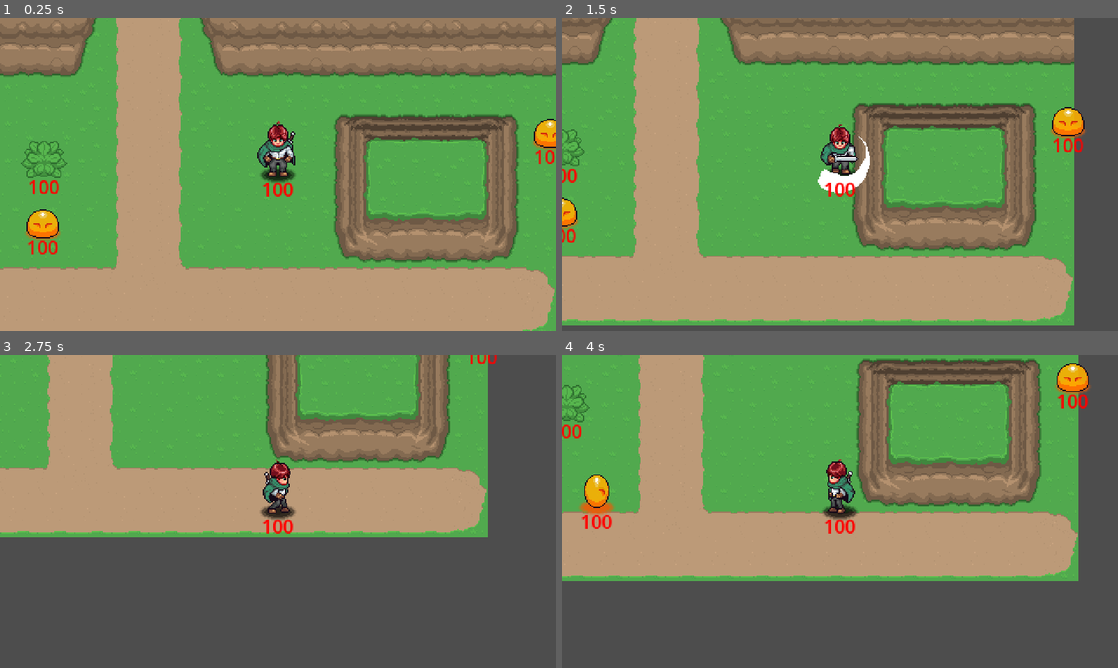
Above: before the commit, frames 1-4 (two rows, left to right).
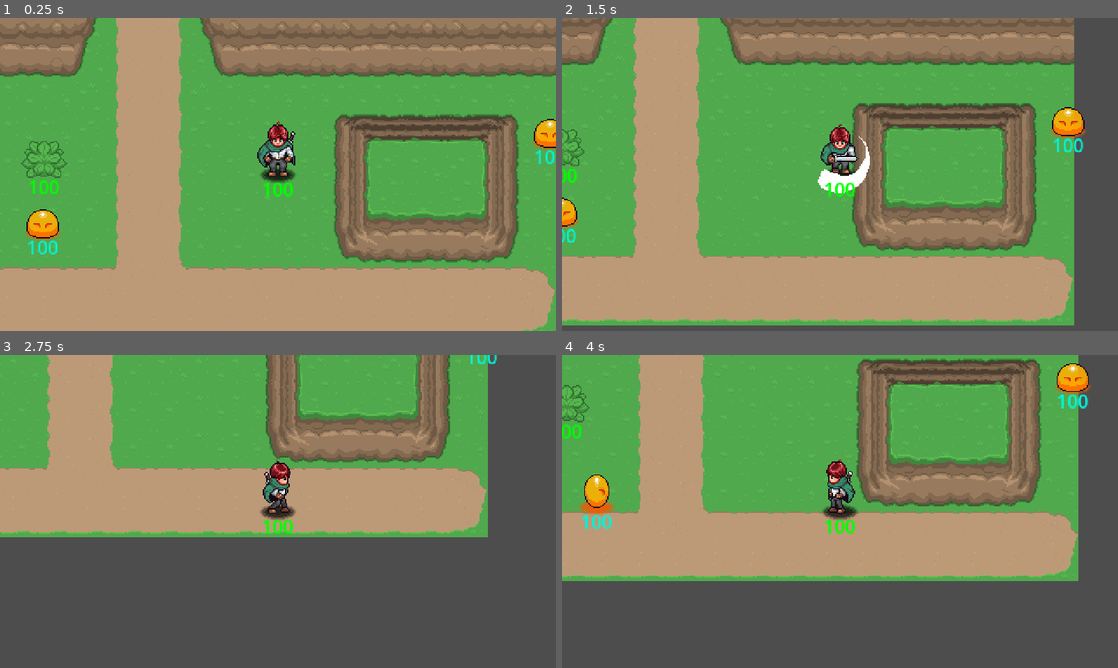
Above: after the commit, the same moments.

Repository: dylanwaling/aarpg
Game: Godot game, scene res://playground.tscn
Two runs of this game, one before a commit and one after it. Both use one fixed random seed, a clock stepped at 60 frames per second and the inputs below. Sound files missing from this copy of the repository are replaced by a short silence.
Inputs (mouse positions are in pixels of both pictures, inside the frame that each line leads up to):
- Up to frame 1 (0.25 s): no input
- Up to frame 2 (1.5 s): move the mouse to (962, 158) at 0.52 s; press the mouse at (962, 158) at 0.53 s; hold D (right) 0.53-1.28 s; move the mouse to (728, 190) at 1.27 s; release the mouse at (728, 190) at 1.28 s; hold S (down) from 1.28 s (still down); click (728, 190) at 1.35 s
- Up to frame 3 (2.75 s): move the mouse to (333, 442) at 2.02 s; release S (down) at 2.03 s; hold D (right) from 2.03 s (still down); hold Space (dash) from 2.03 s (still down); click (333, 442) at 2.3 s
- Up to frame 4 (4 s): move the mouse to (812, 574) at 2.77 s; release D (right) at 2.78 s; release Space (dash) at 2.78 s; hold W (up) 2.78-3.53 s; click (812, 574) at 2.85 s; move the mouse to (1006, 558) at 3.52 s; press the mouse at (1006, 558) at 3.53 s; hold A (left) from 3.53 s (still down)

The runs differ from the first frame. In frame 1, 0.5% of the frame differs, in the area x 5-100%, y 42-76%; in frame 2, 0.4%; in frame 3, 0.2%; in frame 4, 0.5%, in the area x 0-95%, y 12-58%.

Commit message:
v0.0.75 stable life systems

Diff:
--- a/Enemies/Slime/Slime.tscn
+++ b/Enemies/Slime/Slime.tscn
@@ -301,3 +301,4 @@
 
 [node name="Health" parent="." instance=ExtResource("9_3of0s")]
 position = Vector2(0, 12)
+normal_health_color = Color(0, 0.9567253, 0.8429402, 1)
--- a/GeneralNodes/Health/Health.gd
+++ b/GeneralNodes/Health/Health.gd
@@ -23,8 +23,8 @@
 @export var auto_connect_to_parent: bool = true      # Auto-wire signals to parent methods
 
 # ─────────── VISUAL STYLING SETTINGS (SCENE-FIRST) ───────────
-@export var normal_health_color: Color = Color.RED   # Color for normal health display
-@export var low_health_color: Color = Color.YELLOW   # Color when health is critically low
+@export var normal_health_color: Color = Color.GREEN   # Color for normal health display
+@export var low_health_color: Color = Color.RED   # Color when health is critically low
 @export var low_health_threshold: float = 0.3        # Health percentage that triggers low health warning (0.3 = 30%)
 @export var default_font_size: int = 8               # Font size for health display (only used if override_editor_styling = true)
 
@@ -58,100 +58,126 @@
 
 func _auto_connect_to_parent():
 	"""Automatically wire health signals to parent methods - prevents manual connection errors"""
+	# ─────────── PARENT ENTITY CHECK ───────────
+	# Must have parent entity (Player, Enemy, Plant, etc.) to connect signals
 	var parent = get_parent()
 	if not parent:
 		push_warning("Health: No parent found for auto-connection")
 		return
 
-	# ─────────── DEATH SIGNAL CONNECTION ───────────
-	# Connect to parent's death handler if it exists (and isn't already connected)
+	# ─────────── DEATH SIGNAL AUTO-WIRING ───────────
+	# If parent has _on_health_died() method, automatically connect death signal
 	if parent.has_method("_on_health_died"):
+		# Only connect if not already connected (prevents duplicate connections)
 		if not died.is_connected(parent._on_health_died):
 			died.connect(parent._on_health_died)
 		else:
 			push_warning("Health: _on_health_died already connected to parent")
 
-	# ─────────── HEALTH CHANGE SIGNAL CONNECTION ───────────
-	# Connect to parent's health change handler if it exists (and isn't already connected)
+	# ─────────── HEALTH CHANGE SIGNAL AUTO-WIRING ───────────
+	# If parent has _on_health_changed() method, automatically connect health updates
 	if parent.has_method("_on_health_changed"):
+		# Only connect if not already connected (prevents duplicate connections)
 		if not health_changed.is_connected(parent._on_health_changed):
 			health_changed.connect(parent._on_health_changed)
 		else:
 			push_warning("Health: _on_health_changed already connected to parent")
 
-	# ─────────── DAMAGE SIGNAL CONNECTION ───────────
-	# Connect to parent's damage reaction handler if it exists (and isn't already connected)
-	# Note: Player has take_damage() method, but it's called BY Health, not the other way
-	# This connection is for the damage_taken signal, not the take_damage method
+	# ─────────── DAMAGE REACTION SIGNAL AUTO-WIRING ───────────
+	# If parent has _on_damage_taken() method, automatically connect damage notifications
+	# Note: This is for immediate reactions (screen shake, sounds, effects)
+	# The actual damage processing happens through take_damage() method calls
 	if parent.has_method("_on_damage_taken"):
+		# Only connect if not already connected (prevents duplicate connections)
 		if not damage_taken.is_connected(parent._on_damage_taken):
 			damage_taken.connect(parent._on_damage_taken)
 		else:
 			push_warning("Health: _on_damage_taken already connected to parent")
 
 func _setup_health_display():
-	"""Configure the visual health display"""
+	"""Configure the visual health display - colors, fonts, visibility"""
+	# ─────────── DISPLAY COMPONENT CHECK ───────────
+	# Can't set up display without a health label component
 	if not health_label:
 		return
 
-	# Only apply styling if override_editor_styling is enabled
-	# Otherwise, completely respect what was set in the scene editor
+	# ─────────── SCENE-FIRST STYLING SYSTEM ───────────
+	# Only override scene editor styling if explicitly requested
+	# This respects designer's visual choices in the scene editor
 	if override_editor_styling:
+		# Apply script-defined colors and fonts (overrides scene settings)
 		health_label.add_theme_color_override("font_color", normal_health_color)
 		health_label.add_theme_font_size_override("font_size", default_font_size)
 
-	# Show or hide based on setting
+	# ─────────── VISIBILITY CONTROL ───────────
+	# Show or hide health display based on inspector setting
 	health_label.visible = show_health_display
 
 # ─────────── CORE HEALTH MANAGEMENT FUNCTIONS ───────────
 func take_damage(damage_amount: int):
 	"""Process incoming damage and handle death if health reaches zero"""
-	# Dead entities can't take more damage
+	# ─────────── DAMAGE VALIDATION ───────────
+	# Dead entities can't take more damage (prevents negative health)
 	if is_dead:
 		return
 
-	# Apply damage and clamp to valid range (0 to max_health)
+	# ─────────── HEALTH CALCULATION ───────────
+	# Subtract damage from current health points
 	current_health -= damage_amount
-	current_health = max(0, current_health)  # Never go below 0
-
-	# ─────────── SIGNAL BROADCASTING ───────────
-	# Notify other systems about the damage and health change
-	damage_taken.emit(damage_amount)                # "I just took X damage"
-	health_changed.emit(current_health, max_health) # "My health is now X/Y"
-
-	# Update the visual health display to show new value
-	_update_health_display()
-
-	# Check if this damage was fatal
+	# Make sure health never goes below 0 (clamp to minimum)
+	current_health = max(0, current_health)
+
+	# ─────────── NOTIFICATION SYSTEM ───────────
+	# Tell other systems "I just took damage" (for effects, sounds, etc.)
+	damage_taken.emit(damage_amount)
+	# Tell other systems "My health changed" (for UI updates, AI reactions)
+	health_changed.emit(current_health, max_health)
+
+	# ─────────── VISUAL UPDATE ───────────
+	# Update the red health number displayed above the entity
+	_update_health_display()
+
+	# ─────────── DEATH CHECK ───────────
+	# If health reached 0, entity dies (triggers death animations, cleanup, etc.)
 	if current_health <= 0:
-		die()  # Trigger death sequence
+		die()
 
 func heal(heal_amount: int):
 	"""Restore health points - used for potions, rest areas, etc."""
-	# Dead entities can't be healed (use reset_health() to revive)
+	# ─────────── HEALING VALIDATION ───────────
+	# Dead entities can't be healed (must use reset_health() to revive them)
 	if is_dead:
 		return
 
-	# Apply healing and clamp to valid range (0 to max_health)
+	# ─────────── HEALTH RESTORATION ───────────
+	# Add healing points to current health
 	current_health += heal_amount
-	current_health = min(max_health, current_health)  # Never exceed maximum
+	# Make sure health never exceeds maximum (clamp to max_health)
+	current_health = min(max_health, current_health)
 
 	# Notify systems and update display
 	health_changed.emit(current_health, max_health)
 	_update_health_display()
 
 func die():
-	"""Handle death"""
+	"""Handle entity death - called when health reaches zero"""
+	# ─────────── DEATH VALIDATION ───────────
+	# Prevent multiple death calls (already dead entities stay dead)
 	if is_dead:
 		return
 
+	# ─────────── DEATH STATE SETUP ───────────
+	# Mark entity as dead (stops further damage, healing, etc.)
 	is_dead = true
+	# Set health to exactly 0 (ensures consistent death state)
 	current_health = 0
 
-	# Emit death signal
+	# ─────────── DEATH NOTIFICATION ───────────
+	# Tell parent entity "I died" (triggers death animations, cleanup, respawn)
 	died.emit()
 
-	# Update display
+	# ─────────── VISUAL DEATH UPDATE ───────────
+	# Update health display to show 0 health (usually hides or grays out)
 	_update_health_display()
 
 func reset_health():
@@ -196,25 +222,30 @@
 # ─────────── VISUAL DISPLAY SYSTEM ───────────
 func _update_health_display():
 	"""Update the visual health display - text and optional health bar"""
+	# ─────────── DISPLAY VALIDATION ───────────
+	# Don't update if no health label exists or display is turned off
 	if not health_label or not show_health_display:
 		return
 
-	# ─────────── TEXT DISPLAY UPDATE ───────────
+	# ─────────── HEALTH TEXT UPDATE ───────────
+	# Show current health as red number above entity (e.g. "75", "0")
 	health_label.text = str(current_health)
 
-	# ─────────── HEALTH BAR UPDATE (IF PRESENT) ───────────
-	# Look for optional health bar component (scene-first - only if designer added one)
+	# ─────────── HEALTH BAR UPDATE (OPTIONAL) ───────────
+	# Look for health bar component (only if designer added one in scene)
 	var health_bar = get_node_or_null("HealthBar") or get_node_or_null("../HealthBar")
 	if health_bar and health_bar.has_method("set_value"):
-		# Convert health to percentage for progress bar
+		# Convert health to percentage (0-100%) for progress bar display
 		health_bar.value = float(current_health) / float(max_health) * 100.0
 
-	# ─────────── VISUAL WARNING SYSTEM ───────────
-	# Change color when health is critically low (threshold configurable in inspector)
+	# ─────────── LOW HEALTH WARNING COLORS ───────────
+	# Change text color when health gets dangerously low
 	if current_health <= max_health * low_health_threshold:
-		health_label.add_theme_color_override("font_color", low_health_color)  # Warning color
+		# Health is critically low - use warning color (default: yellow)
+		health_label.add_theme_color_override("font_color", low_health_color)
 	else:
-		health_label.add_theme_color_override("font_color", normal_health_color)  # Normal color
+		# Health is normal - use standard color (default: red)
+		health_label.add_theme_color_override("font_color", normal_health_color)
 
 
 
--- a/GeneralNodes/Hitbox/Hitbox.gd
+++ b/GeneralNodes/Hitbox/Hitbox.gd
@@ -38,44 +38,50 @@
 # ─────────── HITBOX CONTROL INTERFACE ───────────
 func activate():
 	"""Turn on damage dealing - called by AttackState during wind-up completion"""
-	_is_active = true                # Enable damage processing
-	_targets_hit.clear()             # Reset hit list (allows hitting same targets again)
-	monitoring = true                # Enable collision detection
+	# ─────────── DAMAGE SYSTEM ACTIVATION ───────────
+	_is_active = true                # Allow this hitbox to deal damage
+	_targets_hit.clear()             # Clear previous hit list (fresh attack)
+	monitoring = true                # Start detecting collisions with other entities
 	# Called by: Player AttackState._create_damage_hitbox(), Enemy AttackState._activate_attack_hitbox()
 
 func deactivate():
 	"""Turn off damage dealing - called by AttackState when attack ends or exits"""
-	_is_active = false              # Disable damage processing
-	monitoring = false              # Disable collision detection
+	# ─────────── DAMAGE SYSTEM DEACTIVATION ───────────
+	_is_active = false              # Stop dealing damage
+	monitoring = false              # Stop detecting collisions (performance)
 	# Called by: Player AttackState._cleanup_hitbox(), Enemy AttackState._deactivate_attack_hitbox()"
 
 # ─────────── COLLISION DETECTION AND DAMAGE DEALING ───────────
 func _on_area_entered(area: Area2D):
 	"""Handle collision with another Area2D - check if it's a valid damage target"""
-	# ─────────── VALIDATION CHECKS ───────────
-	# Only process collisions when hitbox is active
+	# ─────────── HITBOX ACTIVATION CHECK ───────────
+	# Only deal damage when attack is actually active (not during wind-up/cooldown)
 	if not _is_active:
 		return
 
-	# Only damage HurtBox components (ignore other Area2D nodes)
+	# ─────────── TARGET TYPE VALIDATION ───────────
+	# Only damage HurtBox components (ignore walls, triggers, other Area2D nodes)
 	if not area.has_method("take_hit"):
 		return
 
-	# ─────────── PREVENT DOUBLE-HITTING ───────────
+	# ─────────── DUPLICATE HIT PREVENTION ───────────
 	# Get the entity that owns this HurtBox (Player, Enemy, Plant, etc.)
 	var target_owner = area.get_parent()
+	# Don't hit the same entity multiple times in one attack
 	if target_owner in _targets_hit:
-		return  # Already hit this target - don't hit again
+		return  # Already damaged this target
 
-	# ─────────── DAMAGE DELIVERY SYSTEM ───────────
-	# Calculate source position for knockback direction (FROM attacker TO victim)
-	# Use parent's position (Player/Enemy center) rather than hitbox position for accuracy
+	# ─────────── KNOCKBACK POSITION CALCULATION ───────────
+	# Get attacker's center position for accurate knockback direction
+	# Use parent (Player/Enemy) position, not hitbox position for better physics
 	var source_pos = get_parent().global_position if get_parent() else global_position
 
-	# Send damage to the HurtBox (optimized direct call)
+	# ─────────── DAMAGE DELIVERY ───────────
+	# Send damage, knockback force, and attacker position to victim's HurtBox
 	area.take_hit(damage, knockback_force, source_pos)
 
-	# Remember that we hit this target (prevents hitting same entity multiple times)
+	# ─────────── HIT TRACKING ───────────
+	# Remember we hit this entity to prevent multiple hits from same attack
 	_targets_hit.append(target_owner)
 
 	# NOTE: We don't auto-deactivate here - let the attack system control timing
--- a/GeneralNodes/Hurtbox/HurtBox.gd
+++ b/GeneralNodes/Hurtbox/HurtBox.gd
@@ -43,52 +43,59 @@
 # ─────────── MAIN DAMAGE INTERFACE ───────────
 func take_hit(damage_amount: int, knockback_force: float, source_position: Vector2):
 	"""Process incoming damage from Hitbox attacks - this is the main entry point"""
-	# ─────────── VALIDATION CHECKS ───────────
-	# Can't take damage without a health component
+	# ─────────── DAMAGE REQUIREMENTS CHECK ───────────
+	# Must have Health component to process damage (auto-found in _ready())
 	if not _health_component:
 		push_warning("HurtBox: No health component found - cannot process damage")
 		return
 
-	# Check if we're in immunity period (prevents rapid-fire damage exploitation)
+	# ─────────── DAMAGE IMMUNITY CHECK ───────────
+	# Prevent damage spam - entity is temporarily immune after taking damage
 	if _damage_immunity_timer > 0.0:
-		return  # Still immune from previous damage
+		return  # Still immune, ignore this damage
 
-	# ─────────── DAMAGE PROCESSING ───────────
-	# Start immunity period to prevent damage spam
+	# ─────────── IMMUNITY ACTIVATION ───────────
+	# Start immunity countdown to prevent rapid-fire damage exploitation
 	_damage_immunity_timer = damage_immunity_duration
 
-	# Forward damage to the Health component (optimized direct call)
+	# ─────────── DAMAGE FORWARDING ───────────
+	# Send damage to Health component (which handles health loss, death, etc.)
 	_health_component.take_damage(damage_amount)
 
-	# ─────────── KNOCKBACK PHYSICS ───────────
-	# Apply knockback to parent entity (if it supports knockback and isn't in environment group)
+	# ─────────── KNOCKBACK PHYSICS SYSTEM ───────────
+	# Push the entity away from attacker (if entity supports physics)
 	var parent = get_parent()
 	if parent and parent.has_method("apply_knockback") and knockback_force > 0 and not parent.is_in_group(environment_group_name):
-		# Calculate knockback direction: FROM attacker TO victim (pushes away)
+		# ─────────── KNOCKBACK DIRECTION CALCULATION ───────────
+		# Calculate push direction: FROM attacker position TO victim position
 		var direction = (global_position - source_position).normalized()
-		# Apply multiplier for different entity types (heavy enemies = less knockback)
+		# ─────────── KNOCKBACK FORCE ADJUSTMENT ───────────
+		# Apply multiplier (heavy entities = less knockback, light entities = more)
 		var final_knockback_force = knockback_force * knockback_multiplier
 		var knockback_vector = direction * final_knockback_force
-		# Send knockback to parent (Player, Enemy, etc.)
+		# ─────────── KNOCKBACK APPLICATION ───────────
+		# Send knockback force to parent entity (Player, Enemy, etc.)
 		parent.apply_knockback(knockback_vector)
 
 func _find_health_component():
 	"""Automatically locate the Health component this HurtBox should work with"""
-	# ─────────── SEARCH STRATEGY 1: CHECK HURTBOX CHILDREN ───────────
-	# Look for Health component as child of this HurtBox
+	# ─────────── SEARCH METHOD 1: DIRECT CHILDREN ───────────
+	# First, check if Health component is directly under this HurtBox
 	for child in get_children():
+		# Health components have take_damage() and get_health() methods
 		if child.has_method("take_damage") and child.has_method("get_health"):
 			_health_component = child
-			return
+			return  # Found it, stop searching
 
-	# ─────────── SEARCH STRATEGY 2: CHECK SIBLING NODES ───────────
-	# Look for Health component as sibling (other children of same parent)
+	# ─────────── SEARCH METHOD 2: SIBLING COMPONENTS ───────────
+	# If not found as child, check siblings (common setup: Player -> HurtBox, Health)
 	var parent = get_parent()
 	if parent:
 		for child in parent.get_children():
+			# Look for Health component among parent's children
 			if child.has_method("take_damage") and child.has_method("get_health"):
 				_health_component = child
-				return
+				return  # Found it, stop searching
 
 	# ─────────── ERROR HANDLING ───────────
 	# No Health component found - this HurtBox won't be able to process damage
@@ -98,19 +105,24 @@
 
 # ─────────── UTILITY METHODS FOR OTHER SYSTEMS ───────────
 func get_health_component() -> Node:
-	"""Get reference to the connected Health component"""
+	"""Get reference to the connected Health component - used by other systems"""
+	# Return the Health component this HurtBox found during _ready()
 	return _health_component
 
 func is_alive() -> bool:
-	"""Check if the entity is still alive (has health > 0)"""
+	"""Check if the entity is still alive (has health > 0) - used by AI, effects"""
+	# ─────────── COMPONENT AVAILABILITY CHECK ───────────
+	# Can't check health without Health component
 	if not _health_component:
 		push_warning("HurtBox: No health component found when checking if alive")
-		return true  # Assume alive if no health component
+		return true  # Assume alive if no health system
 
+	# ─────────── HEALTH STATUS CHECK ───────────
+	# Ask Health component if entity is still alive
 	if _health_component.has_method("is_alive"):
 		return _health_component.is_alive()
 	else:
-		# Fallback: assume alive if no proper health component integration
+		# Fallback: assume alive if Health component is incomplete
 		return true
 
 func get_current_health() -> int:
